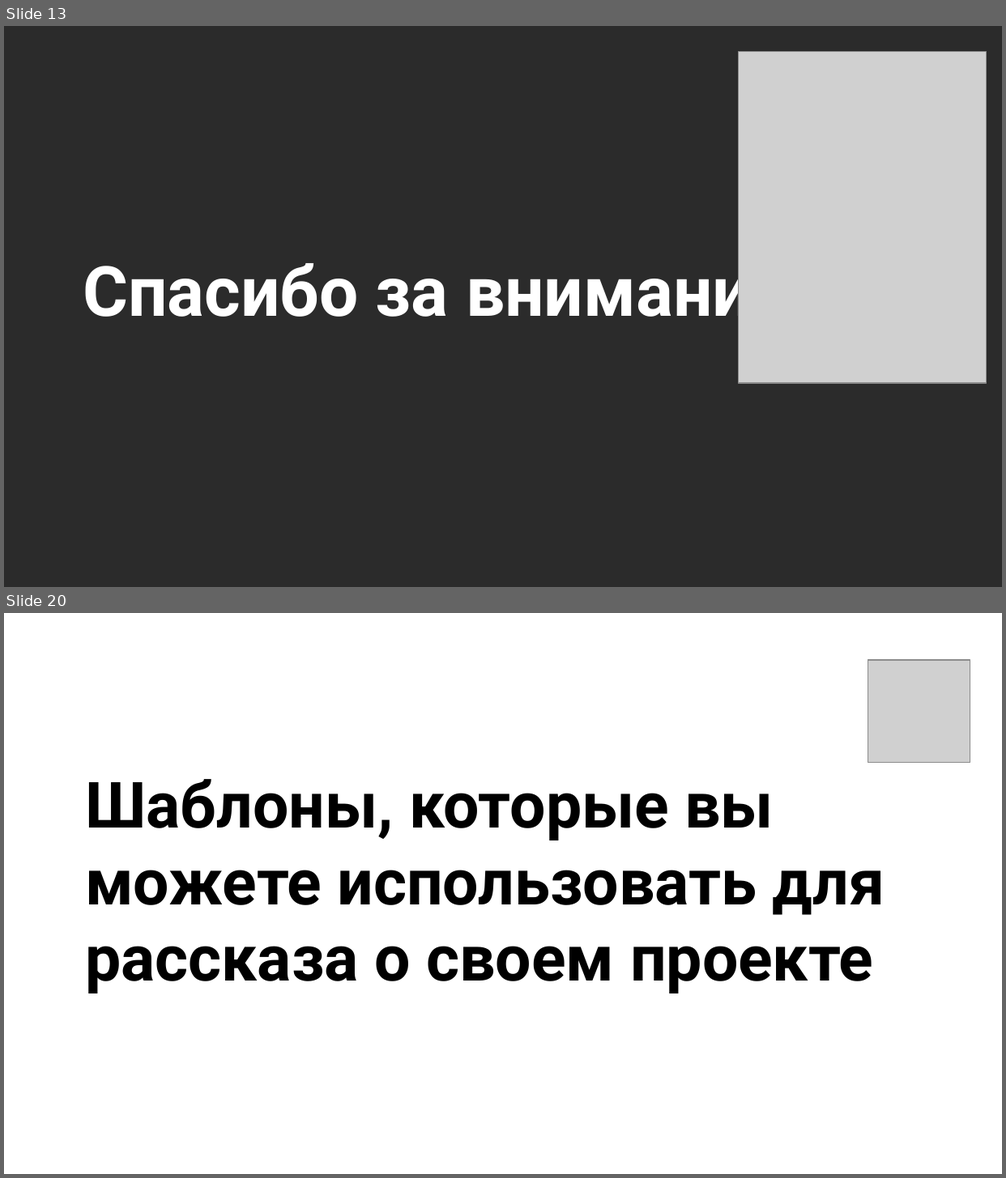
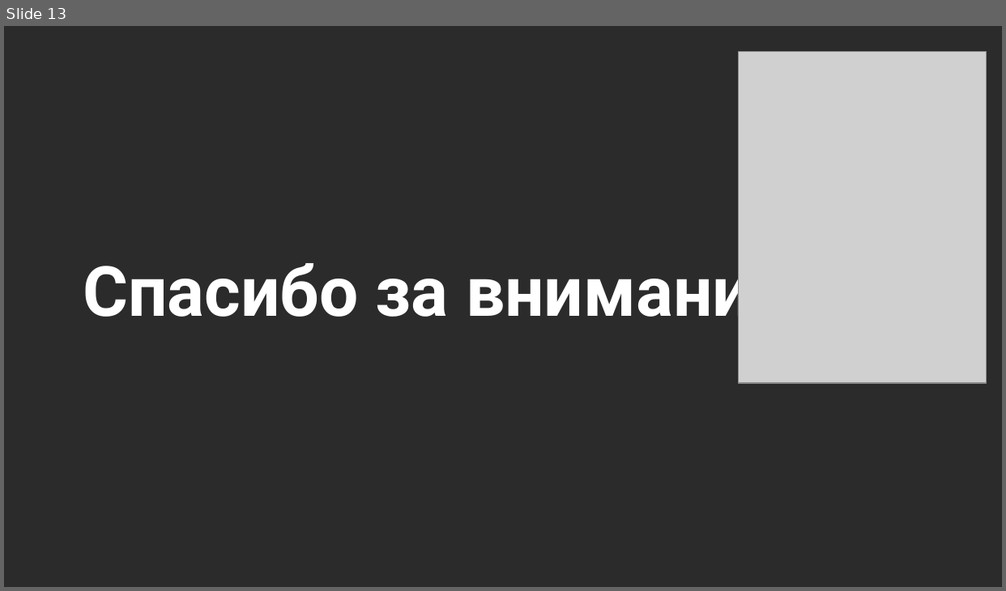
Before and after one commit to XR443/psychic-spoon, a slide deck: Презентация.odp. Shown one above the other, each under a label of ours: slides 13 and 20 before the commit, slide 13 after it; the slides between them are not shown. The pictures are 1006x1178 and 1006x591 pixels, drawn with LibreOffice and Linux fonts; fonts in the diff are those of the drawing; grey boxes stand for pictures; background and template pictures are left out; a plain dark background stands for a picture behind light text. Boxes give left, top, right and bottom in pixels: in the first picture for what was removed or moved away, otherwise in the second. Text is boxed around its words. In the diff, an @@ line names an element or a change of style, - is before the commit and + after.

```diff
--- a/Презентация.odp
+++ b/Презентация.odp
@@ slide 20 removed at box(4, 613, 1002, 1174), background picture (left out) @@
@@ picture removed at box(868, 660, 971, 763) @@
@@ title removed at box(85, 779, 884, 994) @@
-Шаблоны, которые вы можете использовать для рассказа о своем проекте
```
Also in this commit, not shown: 6 slides changed, 4 slides added, 36 other slides removed, 6 other files.
